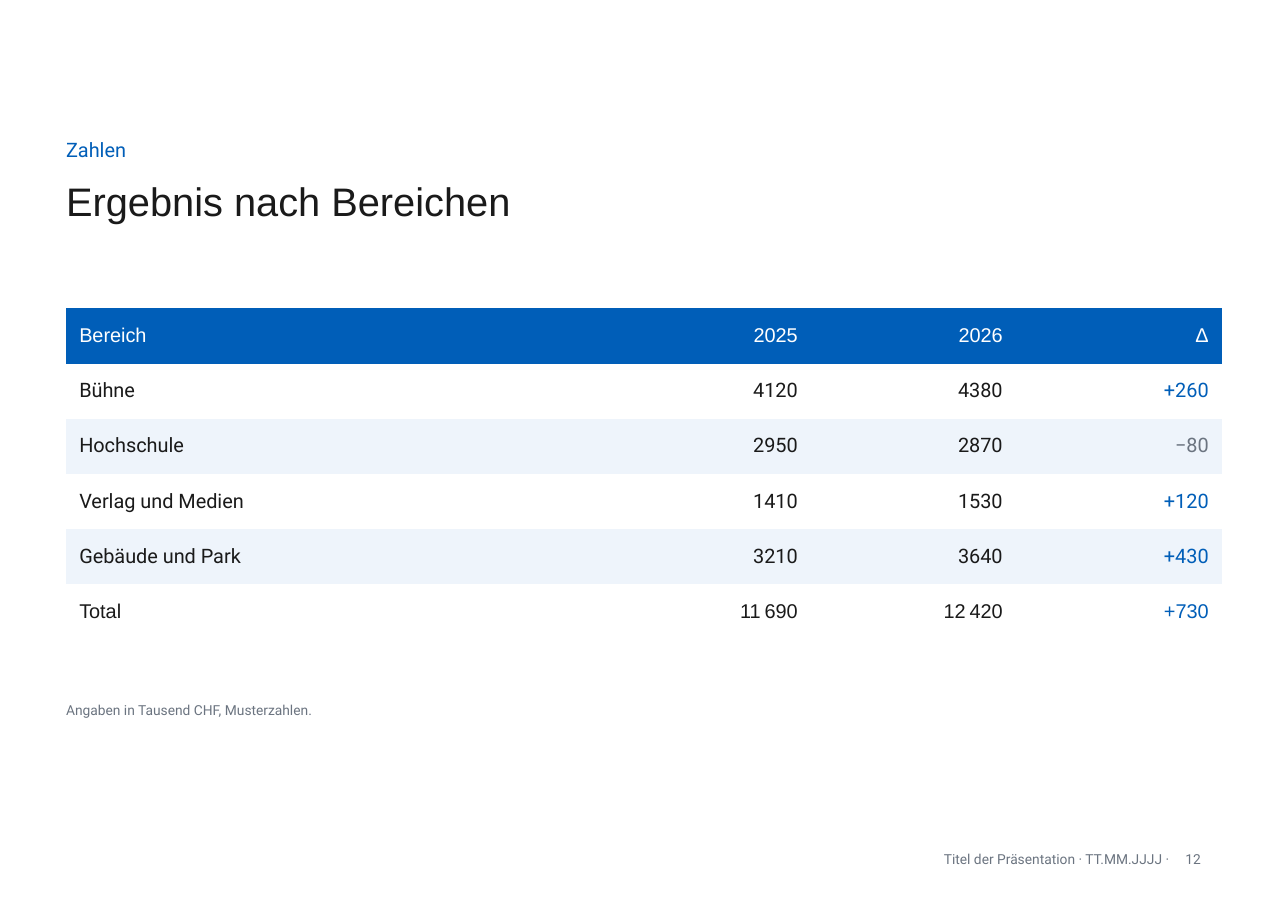
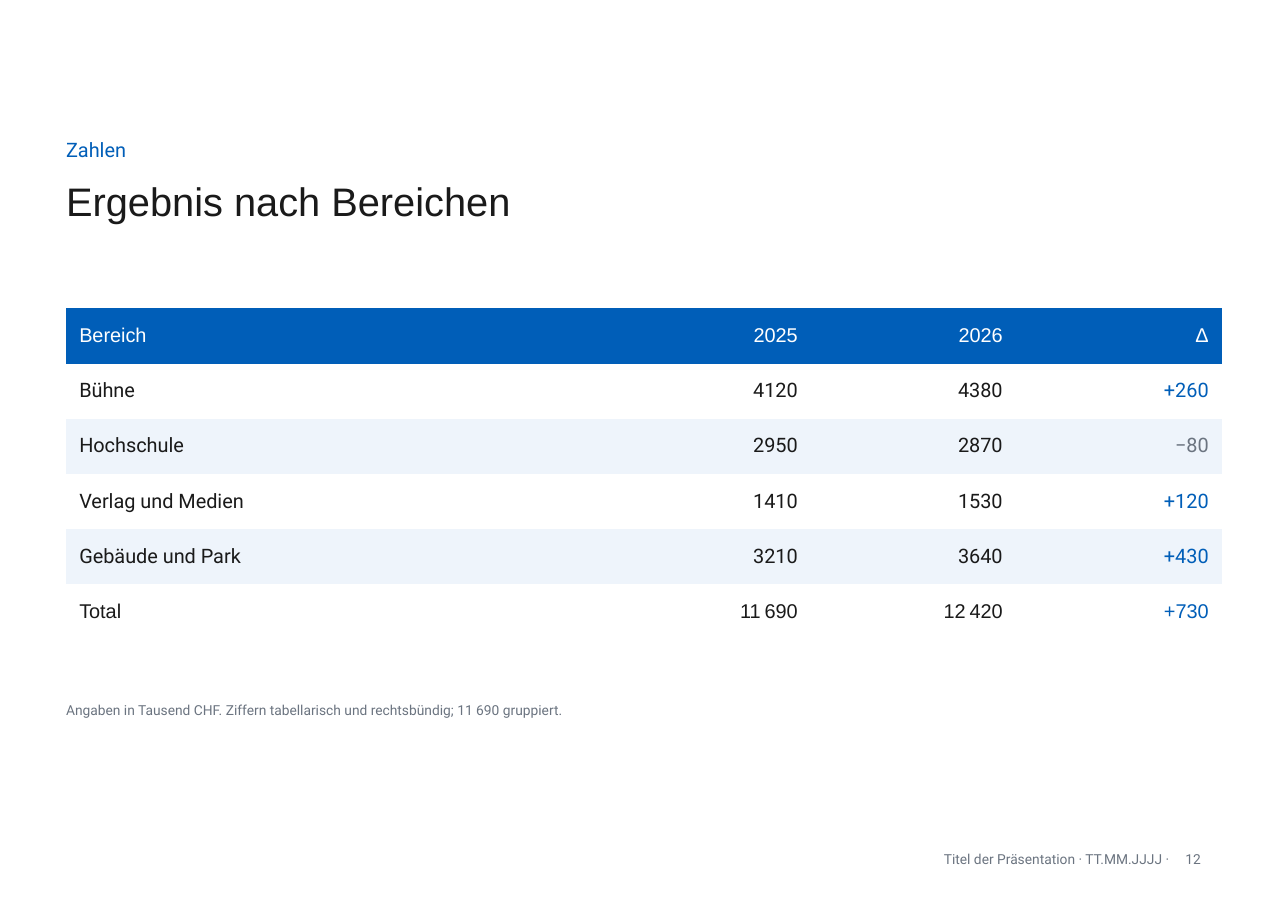
Before and after one commit to phtok/goeloggen, a slide deck: slide 12 of assets/templates/GoetheanumVorlageA4.pptx. Drawn at 1288x911 pixels with LibreOffice and Linux fonts; fonts in the diff are those of the drawing; background and template pictures are left out. Boxes give left, top, right and bottom in pixels: in the first picture for what was removed or moved away, otherwise in the second. Text is boxed around its words. In the diff, an @@ line names an element or a change of style, - is before the commit and + after.

```diff
--- a/assets/templates/GoetheanumVorlageA4.pptx
+++ b/assets/templates/GoetheanumVorlageA4.pptx
@@ text at (66, 704, 562, 718): text changed @@
-Angaben in Tausend CHF, Musterzahlen.
+Angaben in Tausend CHF. Ziffern tabellarisch und rechtsbündig; 11 690 gruppiert.
```
Also in this commit, not shown: 4 other slides changed, 2 other files.
